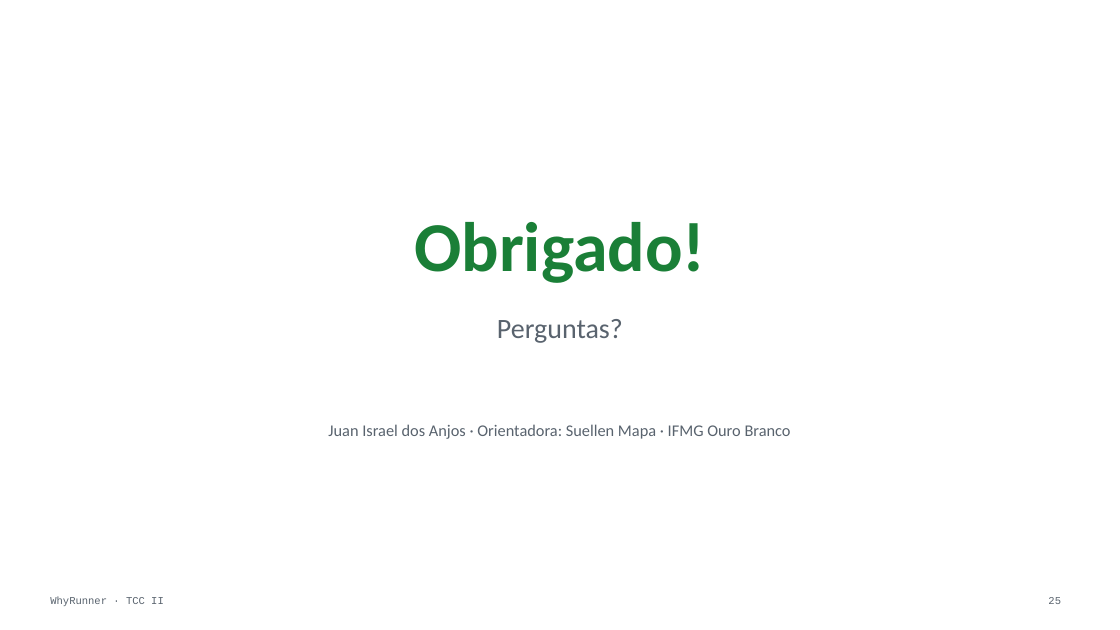
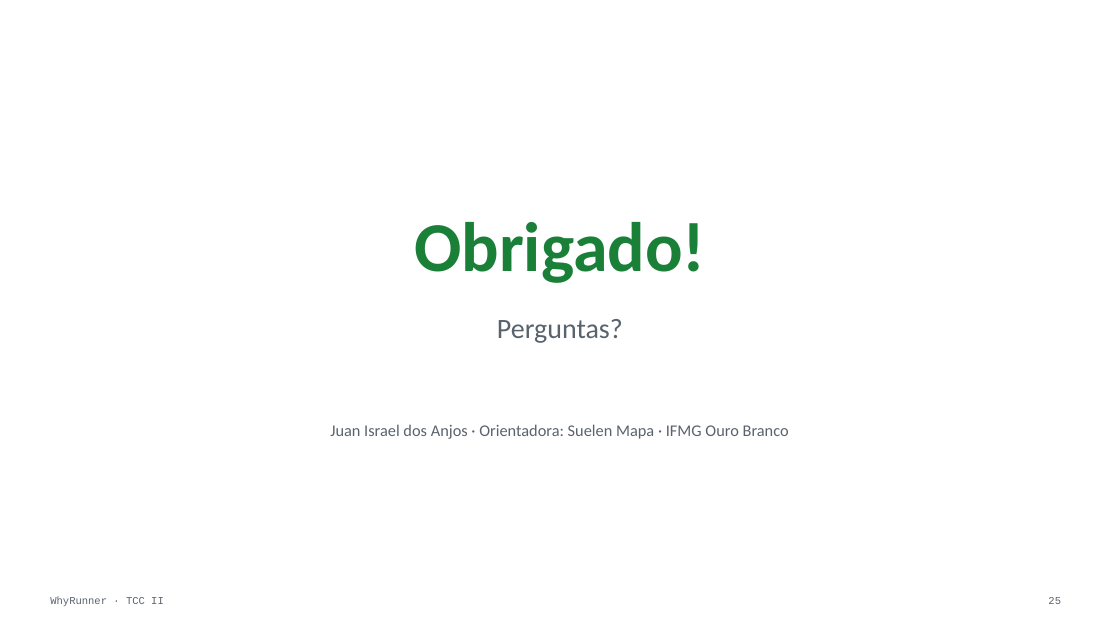
Before and after one commit to whowon2/why-runner, a slide deck: slide 25 of WhyRunner — Apresentação TCC II v6.pptx. Drawn at 1120x630 pixels with LibreOffice and Linux fonts; fonts in the diff are those of the drawing. Boxes give left, top, right and bottom in pixels: in the first picture for what was removed or moved away, otherwise in the second. Text is boxed around its words. In the diff, an @@ line names an element or a change of style, - is before the commit and + after.

```diff
--- a/WhyRunner — Apresentação TCC II v6.pptx
+++ b/WhyRunner — Apresentação TCC II v6.pptx
@@ text at (330, 424, 789, 439): text changed @@
-Juan Israel dos Anjos · Orientadora: Suellen Mapa · IFMG Ouro Branco
+Juan Israel dos Anjos · Orientadora: Suelen Mapa · IFMG Ouro Branco
```
Also in this commit, not shown: 1 other slide changed, 7 other files.
